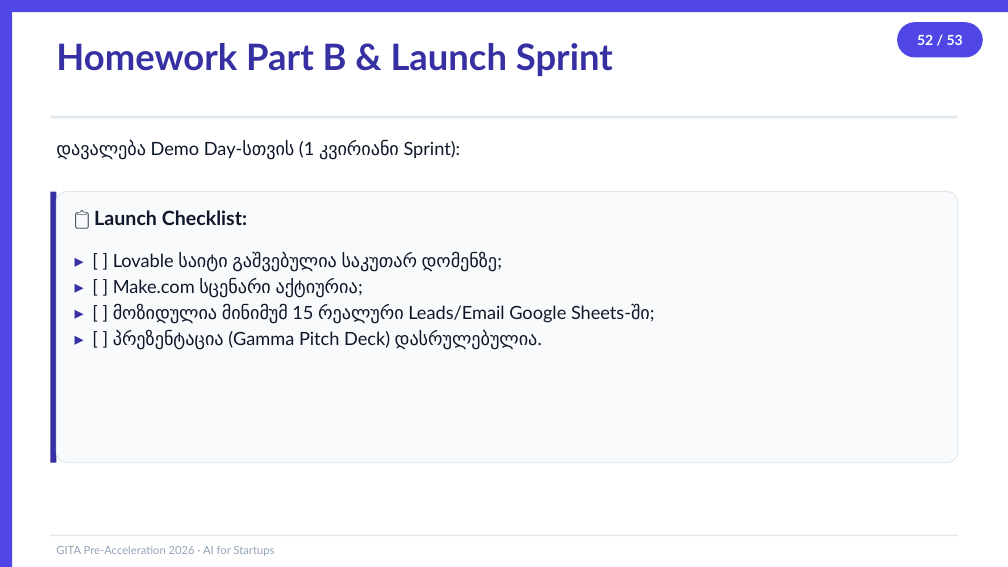
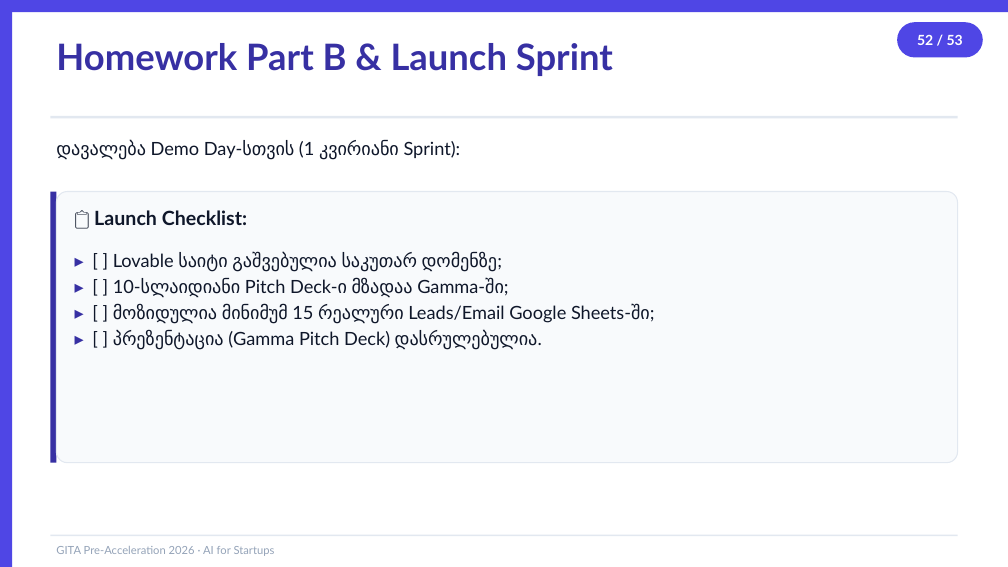
Before and after one commit to basilaia123/ai2026, a slide deck: slide 52 of GITA/Pre-Acceleration/2026-5h-AI-for-Startups/day2-slides.pptx. Drawn at 1008x567 pixels with LibreOffice and Linux fonts; fonts in the diff are those of the drawing. Boxes give left, top, right and bottom in pixels: in the first picture for what was removed or moved away, otherwise in the second. Text is boxed around its words. In the diff, an @@ line names an element or a change of style, - is before the commit and + after.

```diff
--- a/GITA/Pre-Acceleration/2026-5h-AI-for-Startups/day2-slides.pptx
+++ b/GITA/Pre-Acceleration/2026-5h-AI-for-Startups/day2-slides.pptx
@@ text at (113,278,504,297): text changed @@
-▸ [ ] Make.com სცენარი აქტიურია;
+▸ [ ] 10-სლაიდიანი Pitch Deck-ი მზადაა Gamma-ში;
```
Also in this commit, not shown: 6 other slides changed, 4 slides added, 4 slides removed, 52 other files.
